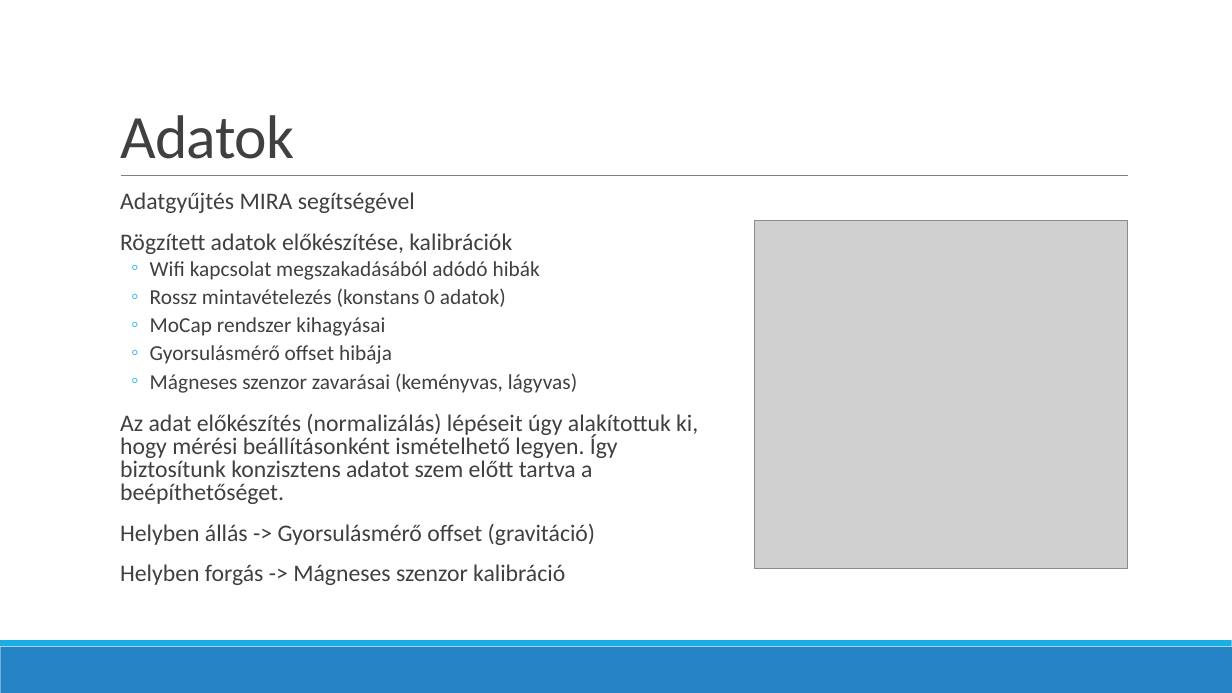
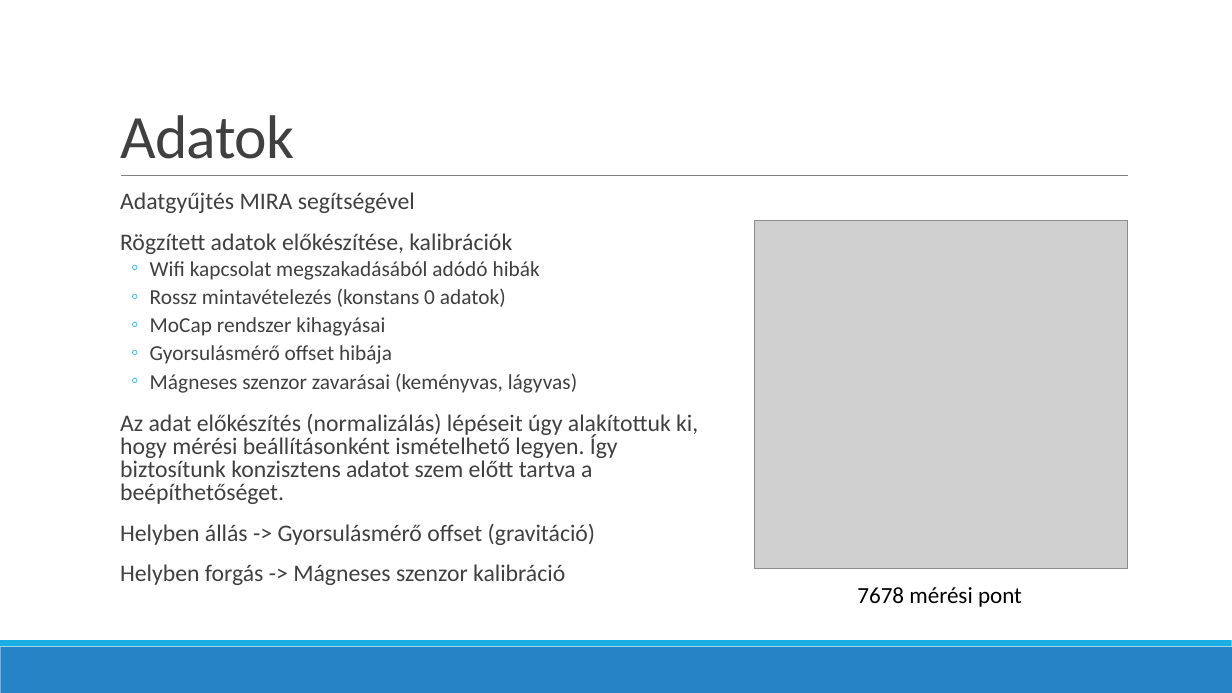
Before and after one commit to gergelyhunyady/DL_HW, a slide deck: slide 4 of MIRA.pptx. Drawn at 1232x693 pixels with LibreOffice and Linux fonts; fonts in the diff are those of the drawing; grey boxes stand for pictures. Boxes give left, top, right and bottom in pixels: in the first picture for what was removed or moved away, otherwise in the second. Text is boxed around its words. In the diff, an @@ line names an element or a change of style, - is before the commit and + after.

Commit message:
data point added

```diff
--- a/MIRA.pptx
+++ b/MIRA.pptx
@@ text added at [857, 587, 1022, 607], 18 pt, text #000000 @@
+7678 mérési pont
```
